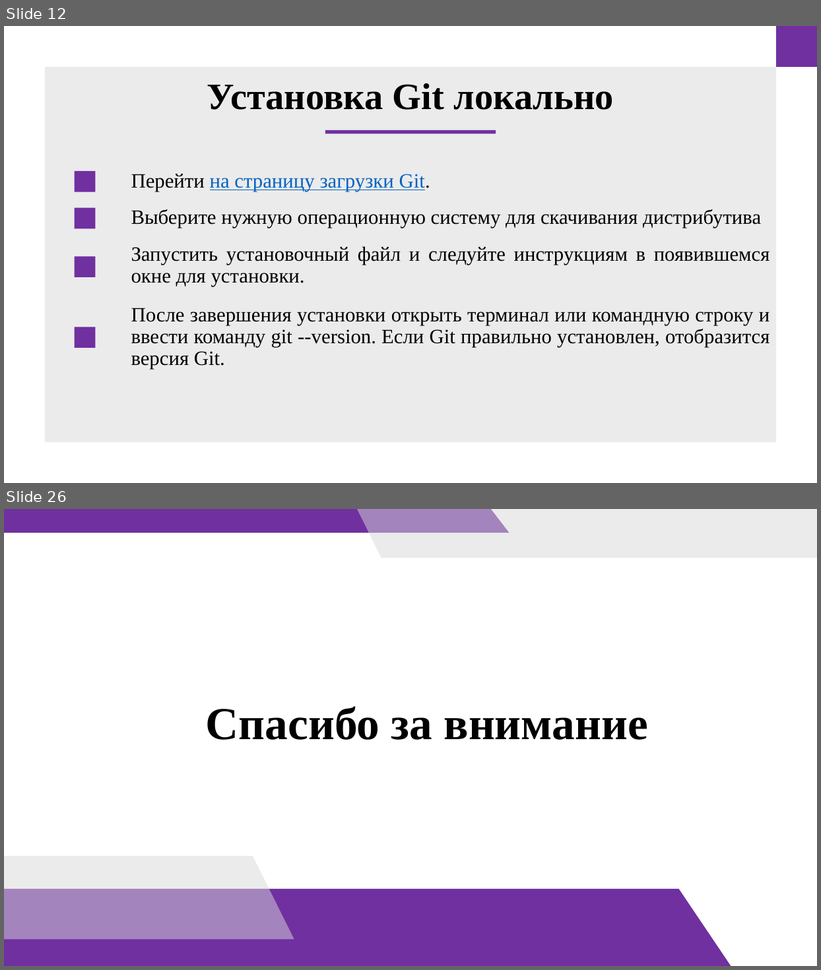
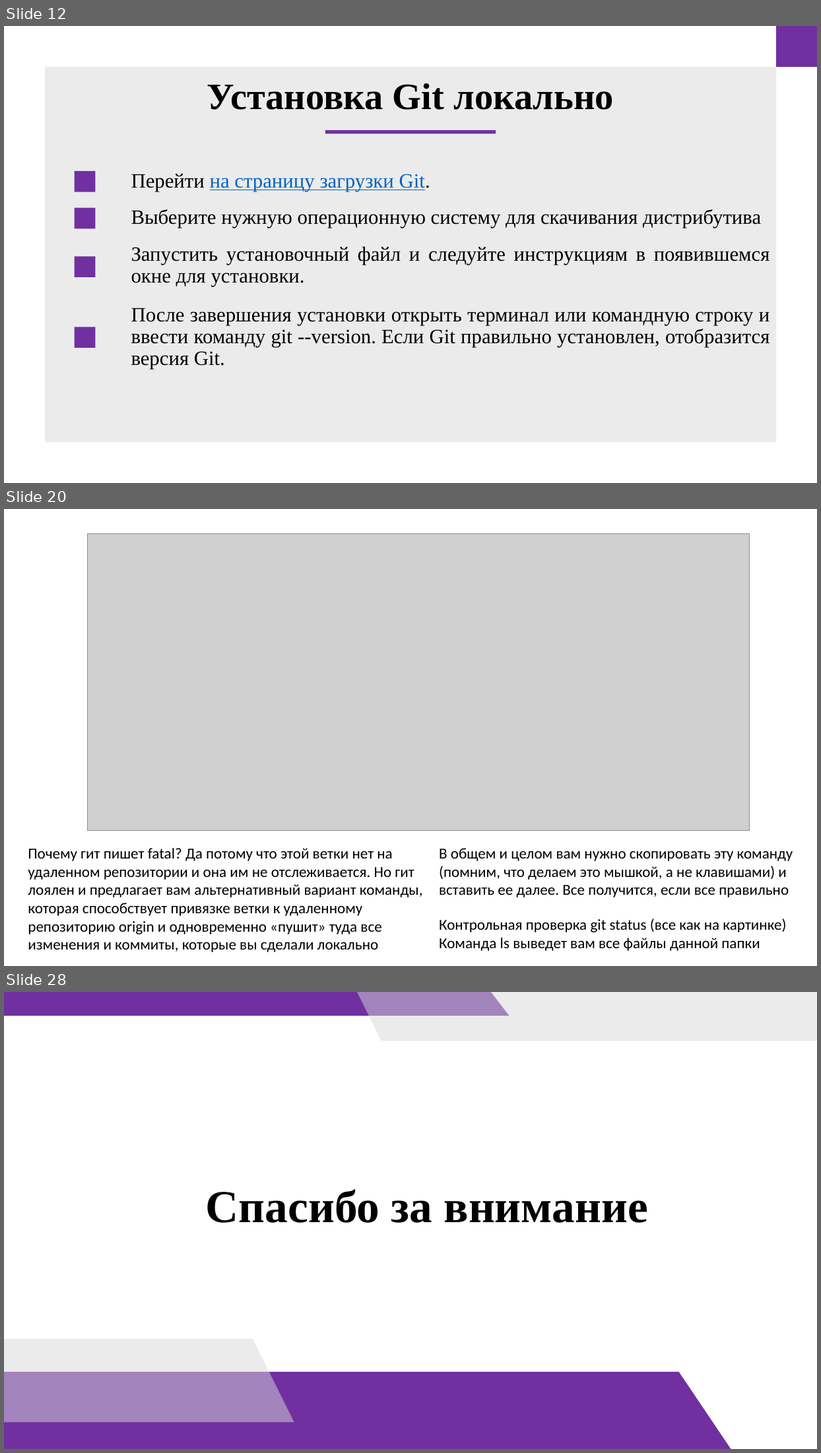
Before and after one commit to doshenka/akademy_files, a slide deck: преза на 11-23-24.pptx. Shown one above the other, each under a label of ours: slides 12 and 26 before the commit, slides 12, 20 and 28 after it; the slides between them are not shown. The pictures are 821x970 and 821x1453 pixels, drawn with LibreOffice and Linux fonts; fonts in the diff are those of the drawing; grey boxes stand for pictures. Boxes give left, top, right and bottom in pixels: in the first picture for what was removed or moved away, otherwise in the second. Text is boxed around its words. In the diff, an @@ line names an element or a change of style, - is before the commit and + after.

```diff
--- a/преза на 11-23-24.pptx
+++ b/преза на 11-23-24.pptx
@@ slide 20 added at [4, 509, 817, 966], background #FFFFFF @@
@@ picture added at [88, 534, 749, 831] @@
@@ text added at [28, 848, 423, 953], 18 pt, text #000000 @@
+Почему гит пишет fatal? Да потому что этой ветки нет на удаленном репозитории и она им не отслеживается. Но гит лоялен и предлагает вам альтернативный вариант команды, которая способствует привязке ветки к удаленному репозиторию origin и одновременно «пушит» туда все изменения и коммиты, которые вы сделали локально
@@ text added at [439, 848, 793, 898], 18 pt, text #000000 @@
+В общем и целом вам нужно скопировать эту команду (помним, что делаем это мышкой, а не клавишами) и вставить ее далее. Все получится, если все правильно
@@ text added at [439, 919, 786, 951], 18 pt, text #000000 @@
+Контрольная проверка git status (все как на картинке)
+Команда ls выведет вам все файлы данной папки
@@ what was slide 26 is now slide 28 @@
```
Also in this commit, not shown: 2 slides changed, 12 other slides added, 11 slides removed.
